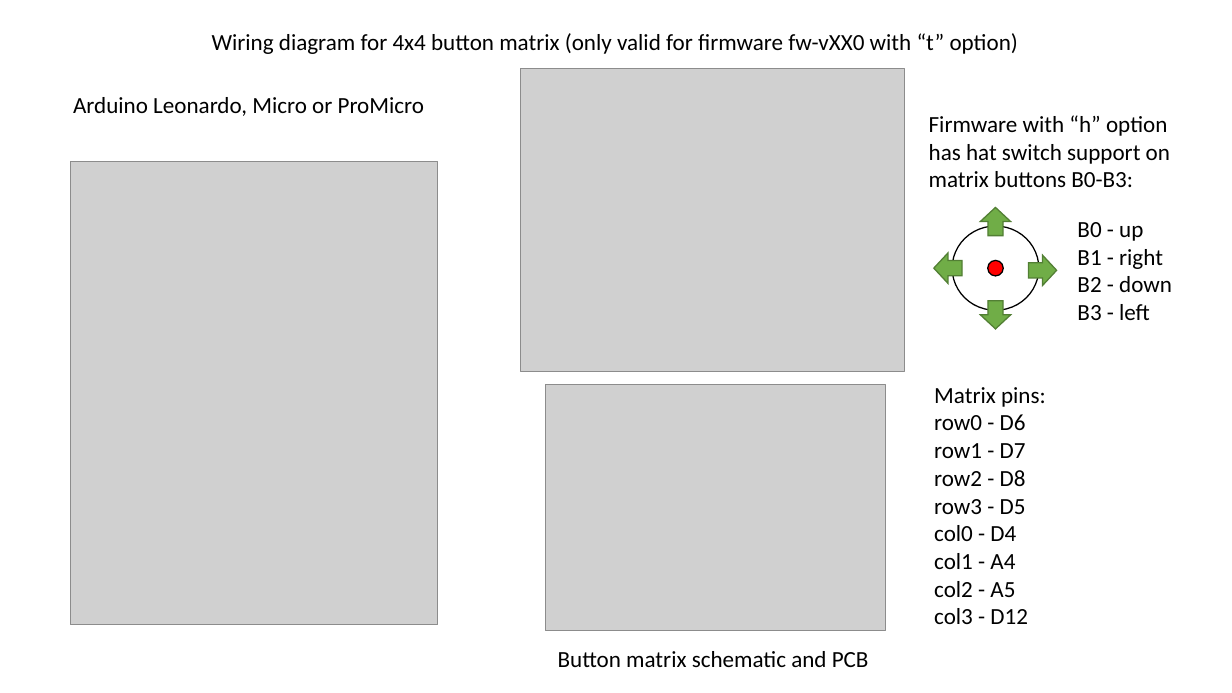
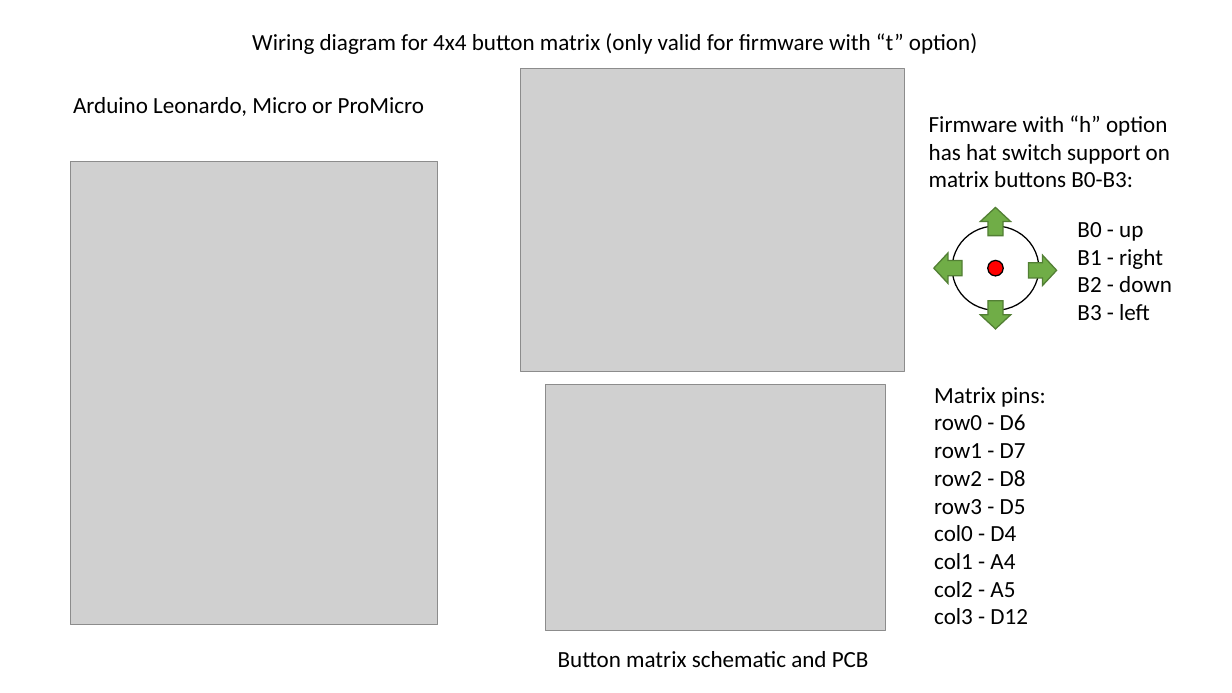
Before and after one commit to ranenbg/Arduino-FFB-wheel, a slide deck: slide 1 of brWheel_my/wirings/button_matrix_wiring_diagram.pptx. Drawn at 1232x693 pixels with LibreOffice and Linux fonts; fonts in the diff are those of the drawing; grey boxes stand for pictures. Boxes give left, top, right and bottom in pixels: in the first picture for what was removed or moved away, otherwise in the second. Text is boxed around its words. In the diff, an @@ line names an element or a change of style, - is before the commit and + after.

Commit message:
updated wirings

```diff
--- a/brWheel_my/wirings/button_matrix_wiring_diagram.pptx
+++ b/brWheel_my/wirings/button_matrix_wiring_diagram.pptx
@@ text at <box>252,33,977,54</box>: text changed @@
-Wiring diagram for 4x4 button matrix (only valid for firmware fw-vXX0 with “t” option)
+Wiring diagram for 4x4 button matrix (only valid for firmware with “t” option)
```
Also in this commit, not shown: 5 other files.
